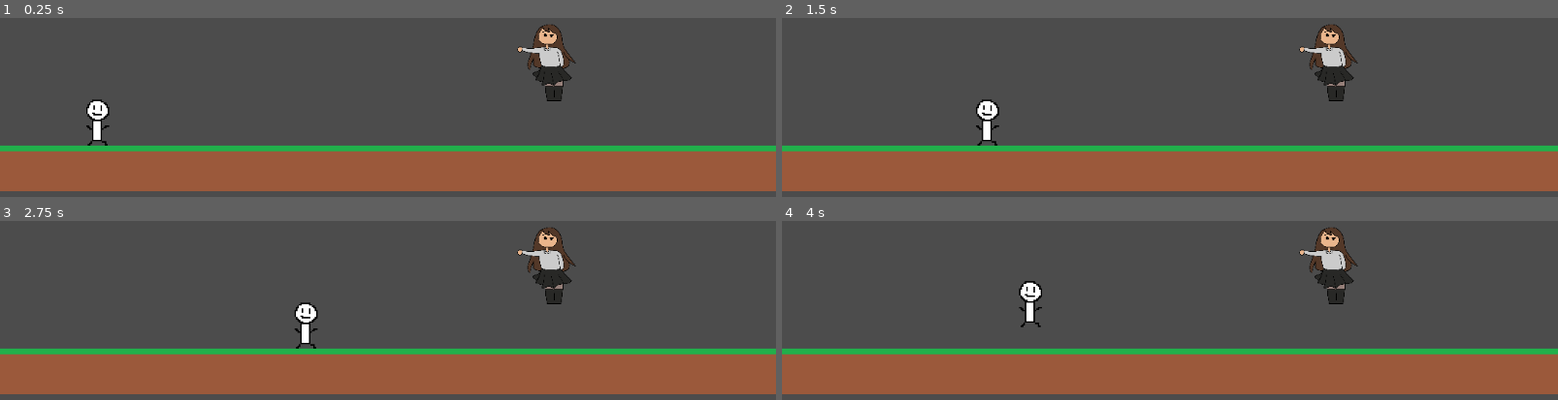
Above: before the commit, frames 1-4 (two rows, left to right).
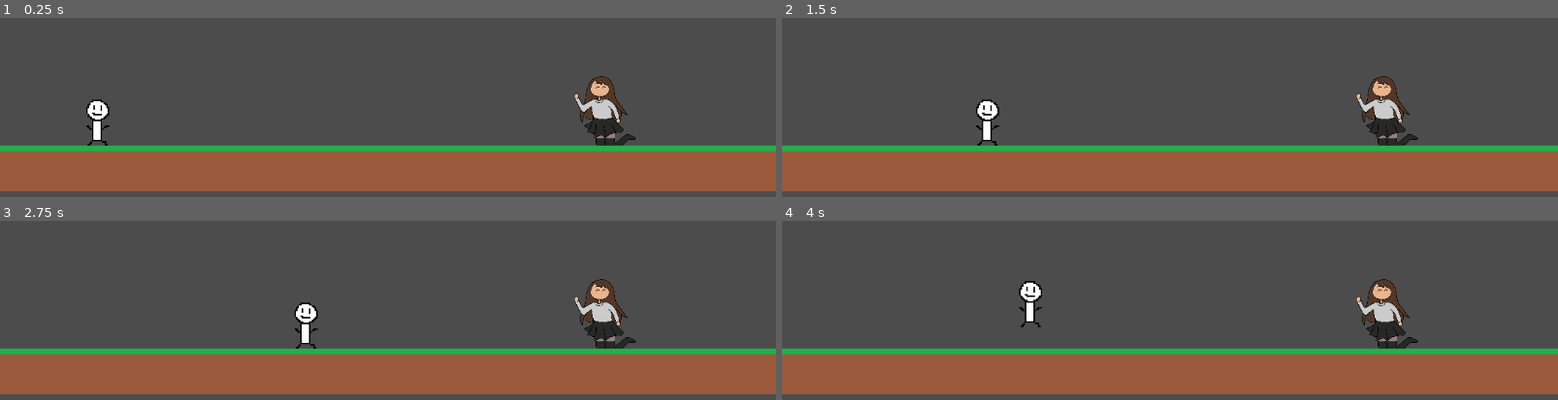
Above: after the commit, the same moments.

Repository: catsolutions1/bilometer
Game: Godot game, scene res://Main.tscn
Same seed, same stepped clock (60 frames per second), same inputs: the game is played once before the commit and once after it.
Inputs:
- Up to frame 1 (0.25 s): no input
- Up to frame 2 (1.5 s): tap Enter at 0.5 s; hold D (move_right) 0.53-1.28 s; hold S (move_down) from 1.28 s (still down)
- Up to frame 3 (2.75 s): tap Space at 2 s; release S (move_down) at 2.03 s; hold D (move_right) from 2.03 s (still down)
- Up to frame 4 (4 s): release D (move_right) at 2.78 s; hold W (move_up) 2.78-3.53 s; hold A (move_left) from 3.53 s (still down)

The runs differ from the first frame. In frame 1, 3.2% of the frame differs, in the area x 66-82%, y 3-72%; in frame 2, 3.2%; in frame 3, 3.2%; in frame 4, 3.2%.

Commit message:
rename to girlypop
new poses as well

Diff:
--- a/Main.tscn
+++ b/Main.tscn
@@ -2,20 +2,20 @@
 
 [ext_resource path="res://Player.tscn" type="PackedScene" id=1]
 [ext_resource path="res://TileMap.tscn" type="PackedScene" id=2]
-[ext_resource path="res://Assets/girl.png" type="Texture" id=3]
+[ext_resource path="res://assets/girlypop_yippee.png" type="Texture" id=3]
 
 [node name="Main" type="Node2D"]
 
 [node name="Player" parent="." instance=ExtResource( 1 )]
 position = Vector2( 136, 584 )
 
+[node name="Sprite" type="Sprite" parent="."]
+position = Vector2( 842, 597 )
+scale = Vector2( 0.056011, 0.056011 )
+texture = ExtResource( 3 )
+
 [node name="TileMap" parent="." instance=ExtResource( 2 )]
 tile_data = PoolIntArray( 655360, 0, 0, 655361, 0, 0, 655362, 0, 0, 655363, 0, 0, 655364, 0, 0, 655365, 0, 0, 655366, 0, 0, 655367, 0, 0, 655368, 0, 0, 655369, 0, 0, 655370, 0, 0, 655371, 0, 0, 655372, 0, 0, 655373, 0, 0, 655374, 0, 0, 655375, 0, 0, 655376, 0, 0 )
 __meta__ = {
 "_edit_lock_": true
 }
-
-[node name="Sprite" type="Sprite" parent="."]
-position = Vector2( 761, 524 )
-scale = Vector2( 0.056011, 0.056011 )
-texture = ExtResource( 3 )
Binary file removed: Assets/girl.png
Not shown, removed: Assets/girl.png.import
Not shown, changed: Assets/grass.png.import
Not shown, changed: Assets/guy.png.import
Binary file added: assets/demon_girlypop_standing_1.png
Not shown, added: assets/demon_girlypop_standing_1.png.import
Binary file added: assets/girlypop_leaning.png
Not shown, added: assets/girlypop_leaning.png.import
Binary file added: assets/girlypop_pointing.png
Not shown, added: assets/girlypop_pointing.png.import
Binary file added: assets/girlypop_yippee.png
Not shown, added: assets/girlypop_yippee.png.import
(and 1 more such lines)
